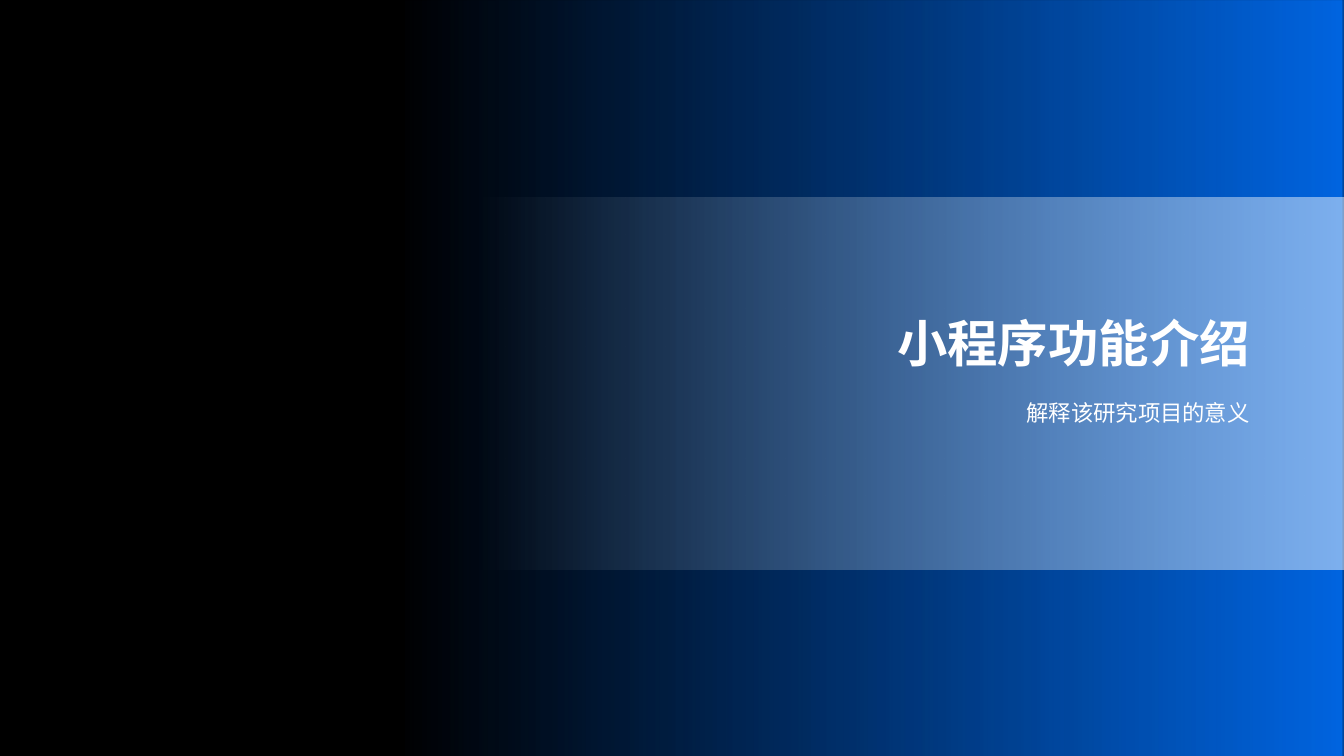
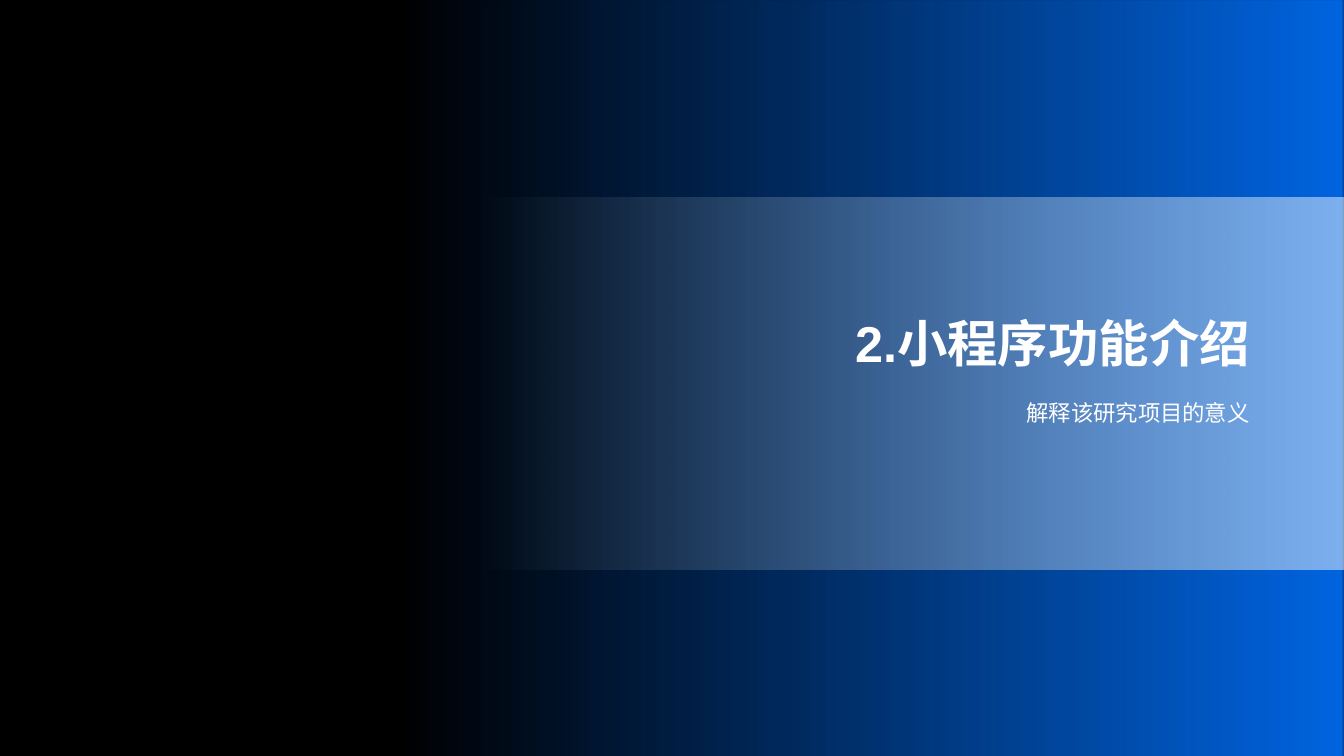
Before and after one commit to lxcxjxhx/hos-app, a slide deck: slide 5 of 项目介绍PPT&MVP/飞码先锋队项目介绍.pptx. Drawn at 1344x756 pixels with LibreOffice and Linux fonts; fonts in the diff are those of the drawing; background and template pictures are left out. Boxes give left, top, right and bottom in pixels: in the first picture for what was removed or moved away, otherwise in the second. Text is boxed around its words. In the diff, an @@ line names an element or a change of style, - is before the commit and + after.

```diff
--- a/项目介绍PPT&MVP/飞码先锋队项目介绍.pptx
+++ b/项目介绍PPT&MVP/飞码先锋队项目介绍.pptx
@@ title at [855, 322, 1250, 372]: text changed @@
-小程序功能介绍
+2.小程序功能介绍
```
Also in this commit, not shown: 2 other slides changed, 8 slides added, 2 slides removed.
